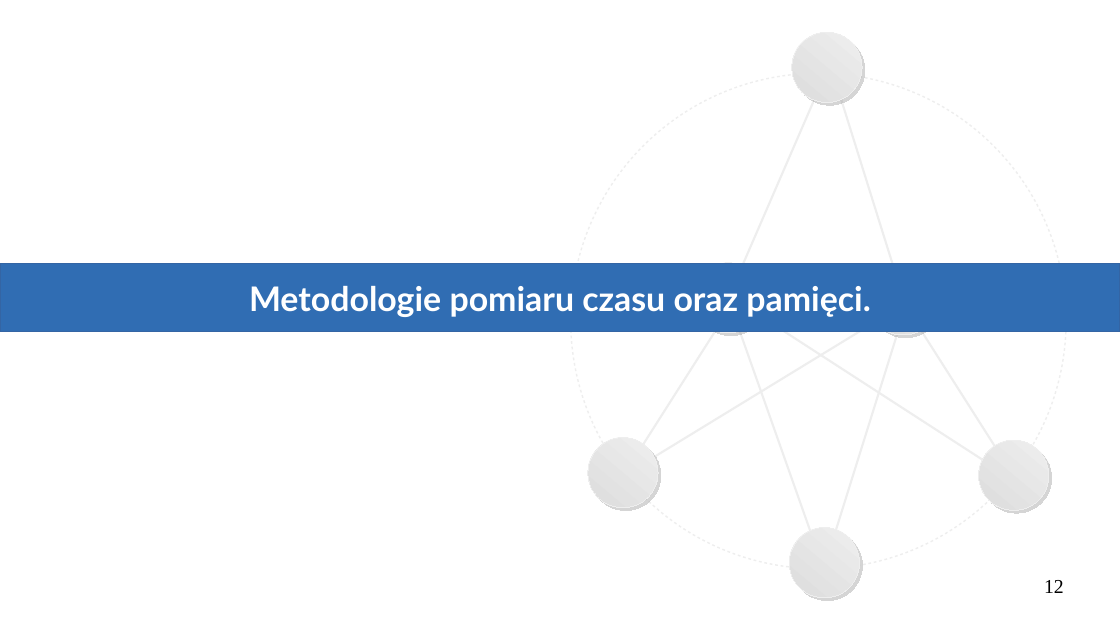
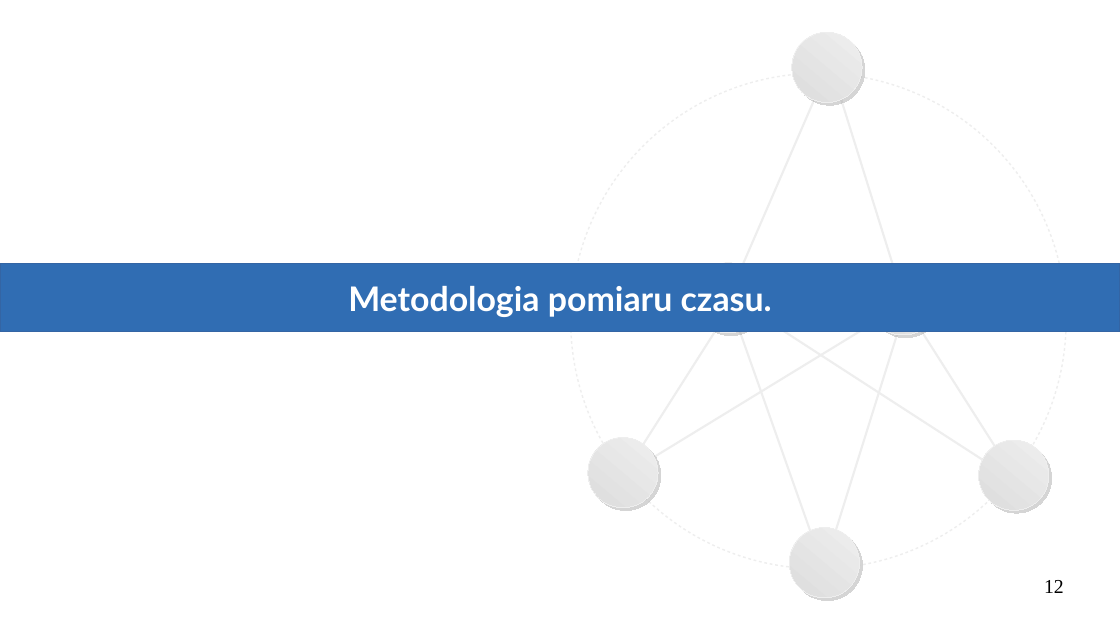
Before and after one commit to Michael-Wisniewski/algorithmic-workshop, a slide deck: slide 12 of gotowa.odp. Drawn at 1120x630 pixels with LibreOffice and Linux fonts; fonts in the diff are those of the drawing. Boxes give left, top, right and bottom in pixels: in the first picture for what was removed or moved away, otherwise in the second. Text is boxed around its words. In the diff, an @@ line names an element or a change of style, - is before the commit and + after.

```diff
--- a/gotowa.odp
+++ b/gotowa.odp
@@ text in rectangle at (348,286,772,317): text changed @@
-Metodologie pomiaru czasu oraz pamięci.
+Metodologia pomiaru czasu.
```
Also in this commit, not shown: 16 other slides changed, 11 slides added, 2 slides removed, 8 other files.
